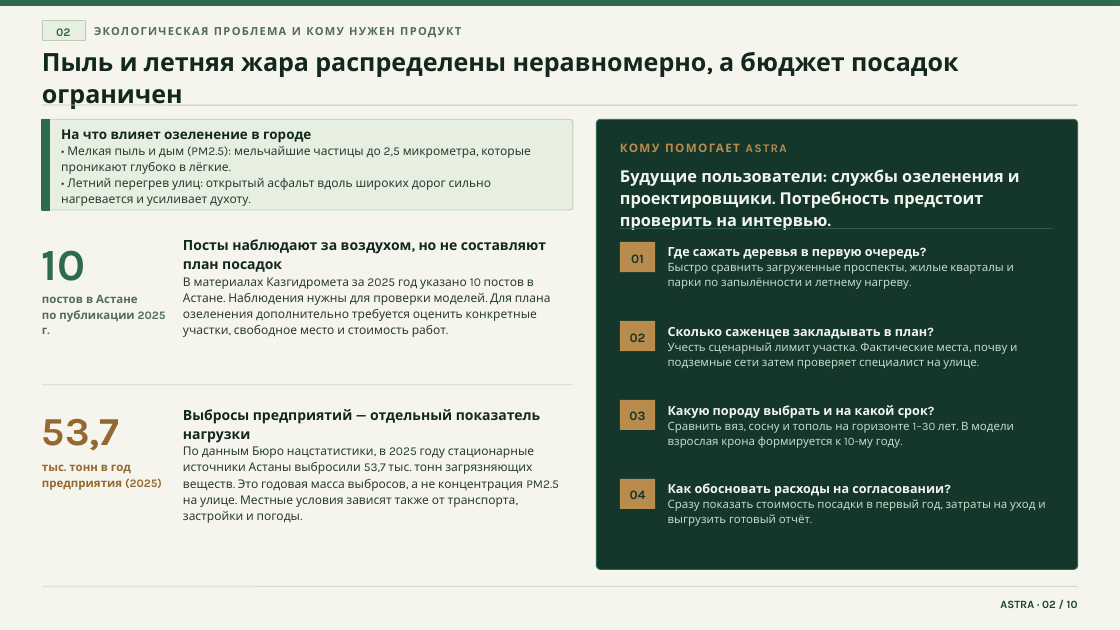
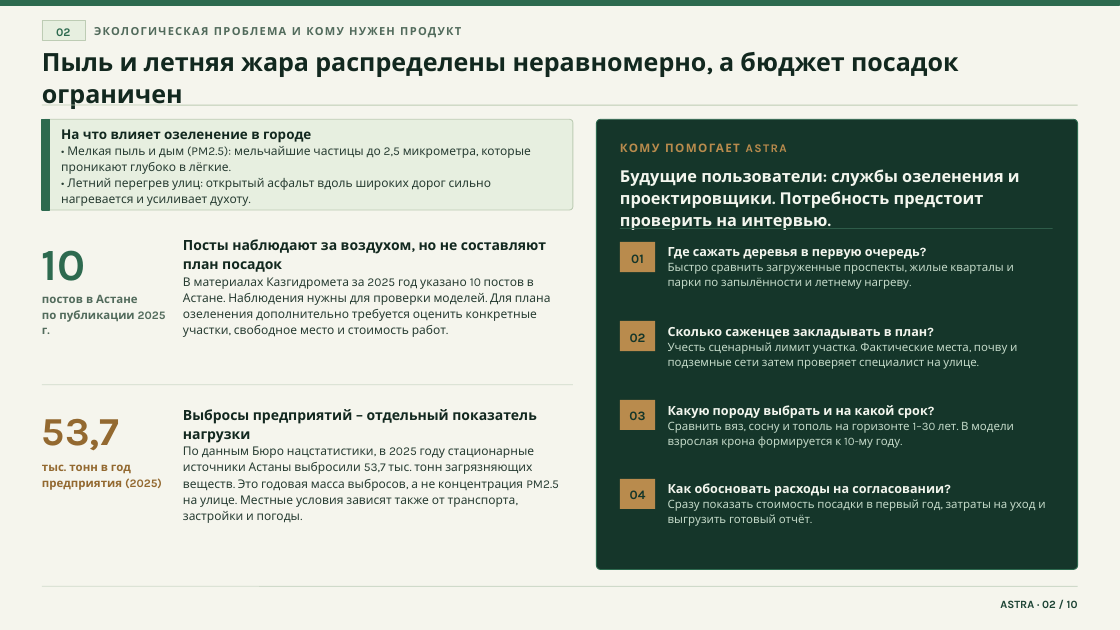
Before and after one commit to GL1NoMe5/A.S.T.R.A, a slide deck: slide 2 of docs/presentation/v2/ASTRA_GreenHack_v2.pptx. Drawn at 1120x630 pixels with LibreOffice and Linux fonts; fonts in the diff are those of the drawing. Boxes give left, top, right and bottom in pixels: in the first picture for what was removed or moved away, otherwise in the second. Text is boxed around its words. In the diff, an @@ line names an element or a change of style, - is before the commit and + after.

```diff
--- a/docs/presentation/v2/ASTRA_GreenHack_v2.pptx
+++ b/docs/presentation/v2/ASTRA_GreenHack_v2.pptx
@@ text at (183,409,537,443): text changed @@
-Выбросы предприятий — отдельный показатель нагрузки
+Выбросы предприятий – отдельный показатель нагрузки
```
Also in this commit, not shown: 7 other slides changed, 5 other files.
